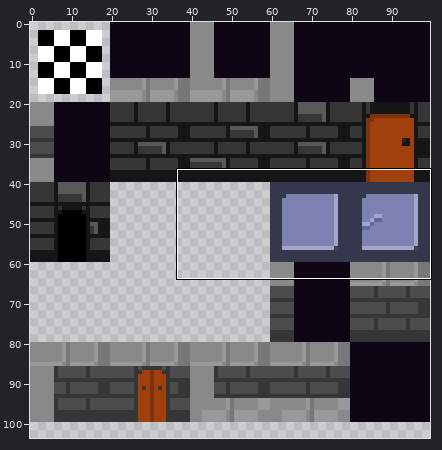
Sprite sheet -- tilesets/tls_t_wall_tiles/output_tileset.png. The first picture is a wide view before the edit; the outline marks the close-up.
Close-up. Old version:
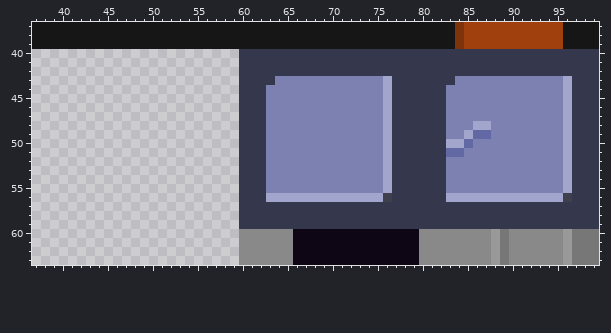
The file is 100x120 pixels. Colours within 5 levels of each other are drawn and written as one. Shown: x 37..99, y 37..63. The wide view leaves out empty margins.
Now the later version:
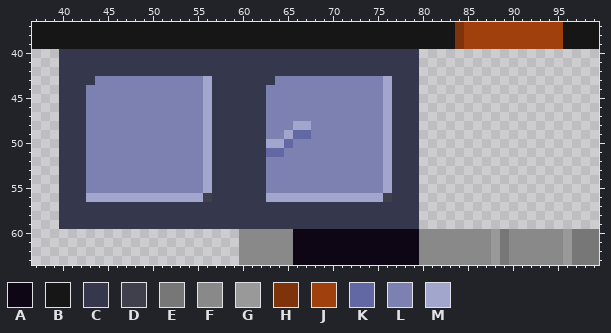
Palette (. is transparent): A #0e0614  B #161616  C #35374c  D #3f404b  E #777777  F #898989  G #999999  H #7f330a  J #a0410d  K #6168a3  L #7c81b2  M #a3a6cc
What changed:
{"y":40,"x":40,"old":"....................","new":"CCCCCCCCCCCCCCCCCCCC"}
{"y":40,"x":80,"old":"CCCCCCCCCCCCCCCCCCCC","new":"...................."}
{"y":41,"x":40,"old":"....................","new":"CCCCCCCCCCCCCCCCCCCC"}
{"y":41,"x":80,"old":"CCCCCCCCCCCCCCCCCCCC","new":"...................."}
{"y":42,"x":40,"old":"....................","new":"CCCCCCCCCCCCCCCCCCCC"}
{"y":42,"x":80,"old":"CCCCCCCCCCCCCCCCCCCC","new":"...................."}
{"y":43,"x":40,"old":"....................","new":"CCCCLLLLLLLLLLLLMCCC"}
{"y":43,"x":80,"old":"CCCCLLLLLLLLLLLLMCCC","new":"...................."}
{"y":44,"x":40,"old":"....................","new":"CCCLLLLLLLLLLLLLMCCC"}
{"y":44,"x":80,"old":"CCCLLLLLLLLLLLLLMCCC","new":"...................."}
{"y":45,"x":40,"old":"....................","new":"CCCLLLLLLLLLLLLLMCCC"}
{"y":45,"x":80,"old":"CCCLLLLLLLLLLLLLMCCC","new":"...................."}
{"y":46,"x":40,"old":"....................","new":"CCCLLLLLLLLLLLLLMCCC"}
{"y":46,"x":80,"old":"CCCLLLLLLLLLLLLLMCCC","new":"...................."}
{"y":47,"x":40,"old":"....................","new":"CCCLLLLLLLLLLLLLMCCC"}
{"y":47,"x":80,"old":"CCCLLLLLLLLLLLLLMCCC","new":"...................."}
{"y":48,"x":40,"old":"....................","new":"CCCLLLLLLLLLLLLLMCCC"}
{"y":48,"x":66,"old":"LL","new":"MM"}
{"y":48,"x":80,"old":"CCCLLLMMLLLLLLLLMCCC","new":"...................."}
{"y":49,"x":40,"old":"....................","new":"CCCLLLLLLLLLLLLLMCCC"}
{"y":49,"x":65,"old":"LLL","new":"MKK"}
{"y":49,"x":80,"old":"CCCLLMKKLLLLLLLLMCCC","new":"...................."}
{"y":50,"x":40,"old":"....................","new":"CCCLLLLLLLLLLLLLMCCC"}
{"y":50,"x":63,"old":"LLL","new":"MMK"}
{"y":50,"x":80,"old":"CCCMMKLLLLLLLLLLMCCC","new":"...................."}
{"y":51,"x":40,"old":"....................","new":"CCCLLLLLLLLLLLLLMCCC"}
{"y":51,"x":63,"old":"LL","new":"KK"}
{"y":51,"x":80,"old":"CCCKKLLLLLLLLLLLMCCC","new":"...................."}
{"y":52,"x":40,"old":"....................","new":"CCCLLLLLLLLLLLLLMCCC"}
{"y":52,"x":80,"old":"CCCLLLLLLLLLLLLLMCCC","new":"...................."}
{"y":53,"x":40,"old":"....................","new":"CCCLLLLLLLLLLLLLMCCC"}
{"y":53,"x":80,"old":"CCCLLLLLLLLLLLLLMCCC","new":"...................."}
{"y":54,"x":40,"old":"....................","new":"CCCLLLLLLLLLLLLLMCCC"}
{"y":54,"x":80,"old":"CCCLLLLLLLLLLLLLMCCC","new":"...................."}
{"y":55,"x":40,"old":"....................","new":"CCCLLLLLLLLLLLLLMCCC"}
{"y":55,"x":80,"old":"CCCLLLLLLLLLLLLLMCCC","new":"...................."}
{"y":56,"x":40,"old":"....................","new":"CCCMMMMMMMMMMMMMDCCC"}
{"y":56,"x":80,"old":"CCCMMMMMMMMMMMMMDCCC","new":"...................."}
{"y":57,"x":40,"old":"....................","new":"CCCCCCCCCCCCCCCCCCCC"}
{"y":57,"x":80,"old":"CCCCCCCCCCCCCCCCCCCC","new":"...................."}
{"y":58,"x":40,"old":"....................","new":"CCCCCCCCCCCCCCCCCCCC"}
{"y":58,"x":80,"old":"CCCCCCCCCCCCCCCCCCCC","new":"...................."}
{"y":59,"x":40,"old":"....................","new":"CCCCCCCCCCCCCCCCCCCC"}
{"y":59,"x":80,"old":"CCCCCCCCCCCCCCCCCCCC","new":"...................."}
{"label":"changed","picture_box":[59,49,311,229]}
{"label":"erased","picture_box":[419,49,599,229]}
